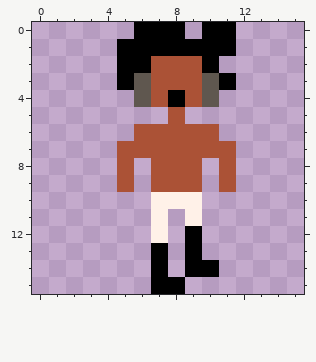
One commit to this pixel-art sprite: assets/pasquin3.png. The picture above was drawn from the file before the commit.
The file is 16x16 pixels. The old version is drawn lined up with the new one.
The result:
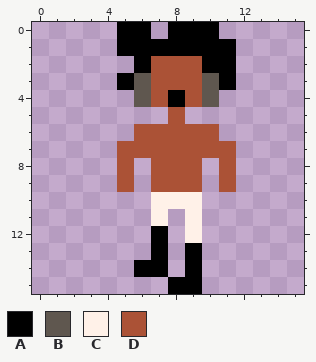
Palette (. is transparent): A #000000  B #5f574f  C #fff1e8  D #ab5236
From old to new:
whole drawing moved by +1,+0 (the old picture is shown already moved)
Changed rows in their new state; - is an unchanged pixel.
first column x 5:
 0 A-.-A-.
 2 .-----A
first column x 6:
12 -A-C-
14 A---.
15 -.-A-
Changed places in both pictures, as pixel boxes (x1, y1, x2, y2):
changed: (117, 22, 236, 73)
changed: (134, 226, 219, 294)
